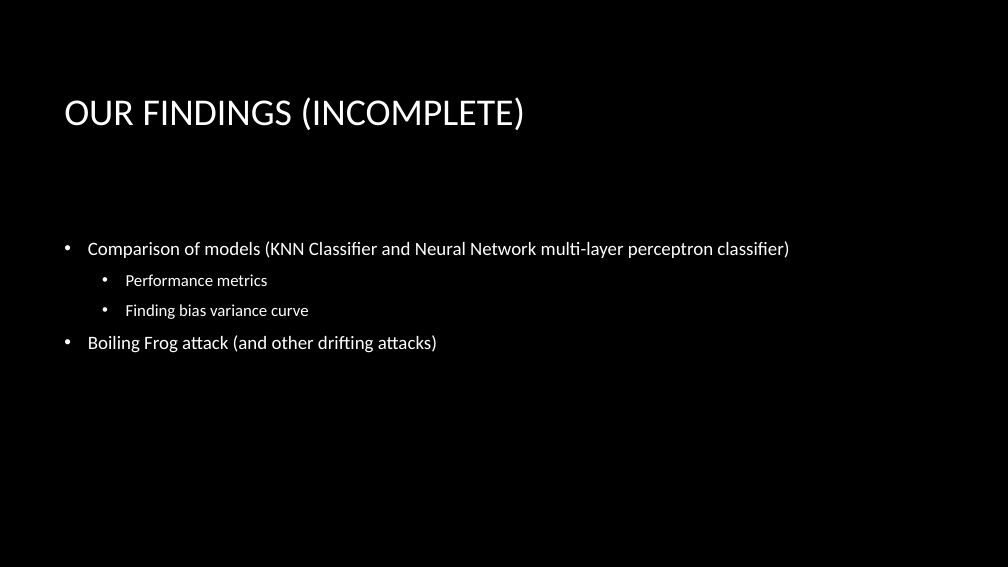
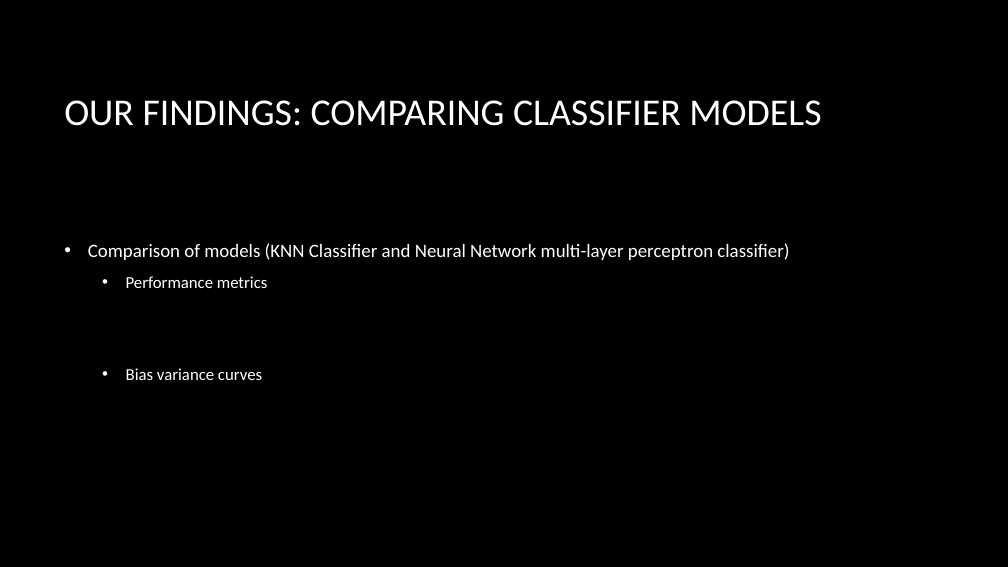
Before and after one commit to ychennay/CIS-700-Banknote-Authentication, a slide deck: slide 7 of CIS-700.pptx. Drawn at 1008x567 pixels with LibreOffice and Linux fonts; fonts in the diff are those of the drawing; background and template pictures are left out. Boxes give left, top, right and bottom in pixels: in the first picture for what was removed or moved away, otherwise in the second. Text is boxed around its words. In the diff, an @@ line names an element or a change of style, - is before the commit and + after.

Commit message:
Added bias curves to presentation.

```diff
--- a/CIS-700.pptx
+++ b/CIS-700.pptx
@@ title at bbox=[64, 100, 821, 126]: text changed @@
-OUR FINDINGS (INCOMPLETE)
+OUR FINDINGS: COMPARING CLASSIFIER MODELS
@@ text at bbox=[126, 368, 262, 380]: text changed; size 18 to 16 pt @@
-  • Finding bias variance curve
-• Boiling Frog attack (and other drifting attacks)
+  • Bias variance curves
```
Also in this commit, not shown: 2 other slides changed, 3 slides added.
